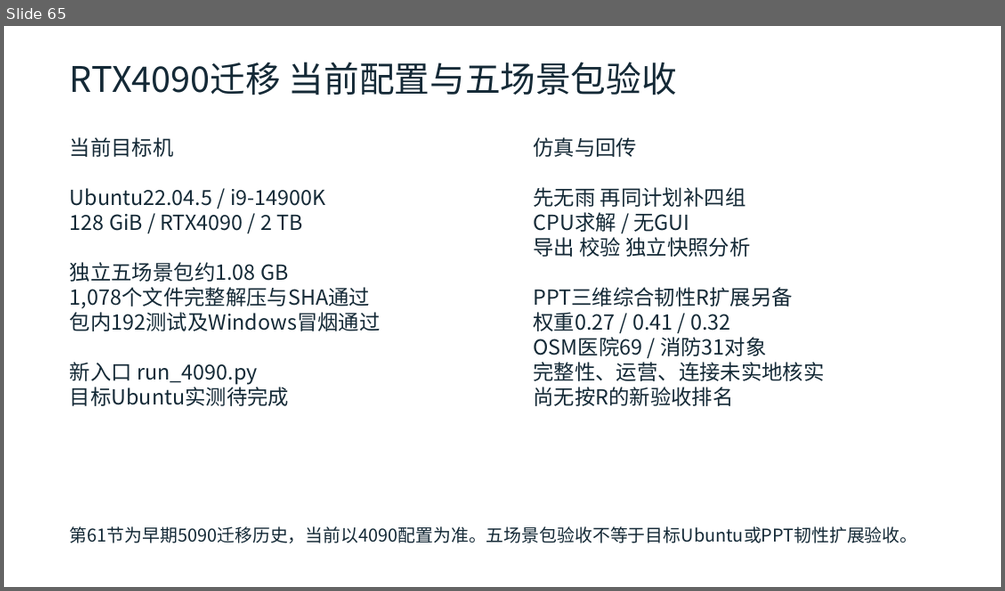
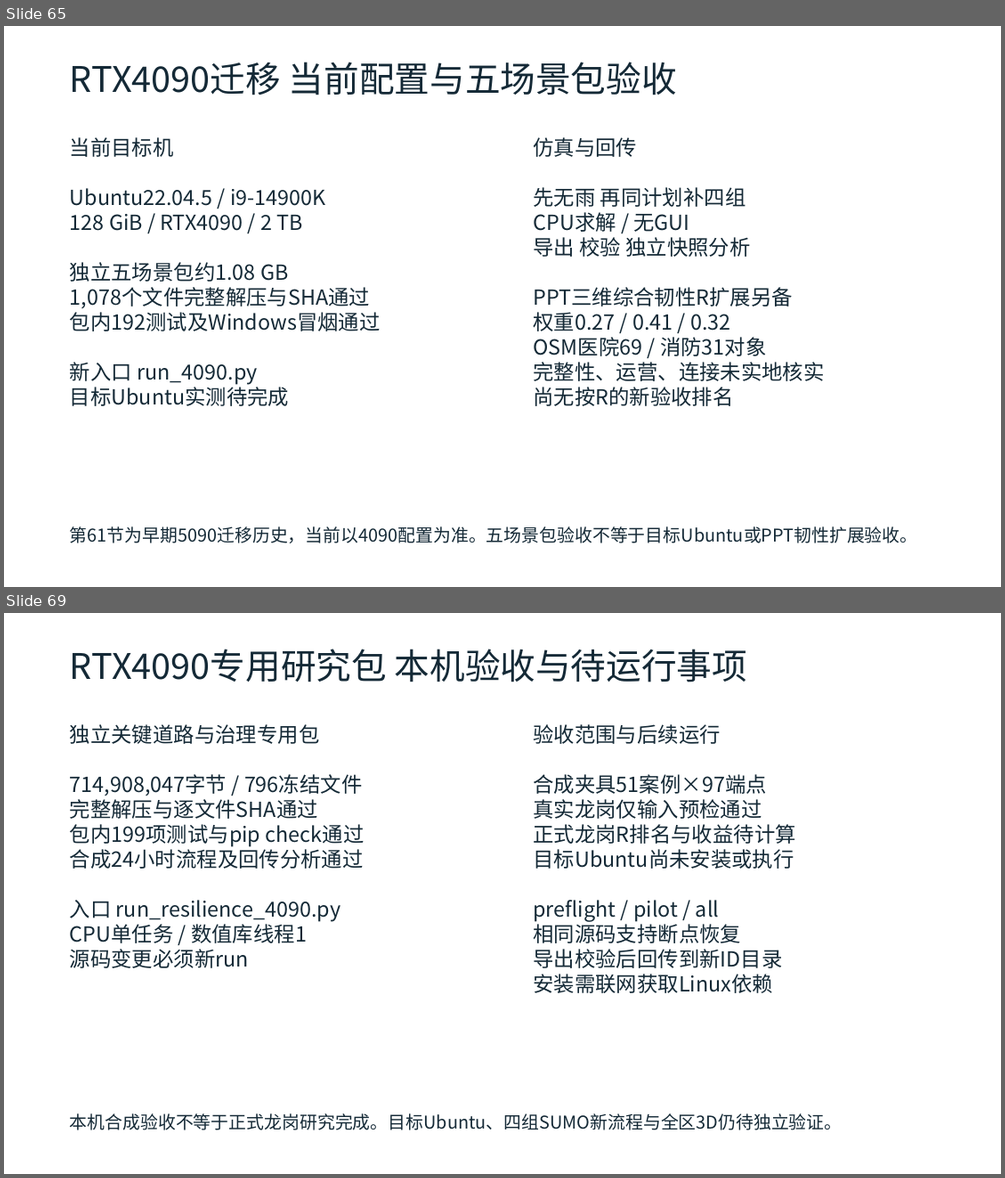
Before and after one commit to zhzhzh666/jiaotong, a slide deck: docs/deliverables/开题与阶段进展汇报.pptx. Shown one above the other, each under a label of ours: slide 65 before the commit, slides 65 and 69 after it; the slides between them are not shown. The pictures are 1005x591 and 1005x1178 pixels, drawn with LibreOffice and Linux fonts; fonts in the diff are those of the drawing. Boxes give left, top, right and bottom in pixels: in the first picture for what was removed or moved away, otherwise in the second. Text is boxed around its words. In the diff, an @@ line names an element or a change of style, - is before the commit and + after.

Commit message:
Document accepted PPT resilience study workflow and RTX4090 package

```diff
--- a/docs/deliverables/开题与阶段进展汇报.pptx
+++ b/docs/deliverables/开题与阶段进展汇报.pptx
@@ slide 69 added at bbox=[4, 613, 1001, 1174], background #FFFFFF @@
@@ text added at bbox=[70, 649, 747, 682], 34 pt, text #142936 @@
+RTX4090专用研究包 本机验收与待运行事项
@@ text added at bbox=[70, 724, 364, 968], 20 pt, text #142936 @@
+独立关键道路与治理专用包
+714,908,047字节 / 796冻结文件
+完整解压与逐文件SHA通过
+包内199项测试与pip check通过
+合成24小时流程及回传分析通过
+入口 run_resilience_4090.py
+CPU单任务 / 数值库线程1
+源码变更必须新run
@@ text added at bbox=[533, 724, 795, 993], 20 pt, text #142936 @@
+验收范围与后续运行
+合成夹具51案例×97端点
+真实龙岗仅输入预检通过
+正式龙岗R排名与收益待计算
+目标Ubuntu尚未安装或执行
+preflight / pilot / all
+相同源码支持断点恢复
+导出校验后回传到新ID目录
+安装需联网获取Linux依赖
@@ text added at bbox=[70, 1113, 842, 1130], 17 pt, text #142936 @@
+本机合成验收不等于正式龙岗研究完成。目标Ubuntu、四组SUMO新流程与全区3D仍待独立验证。
```
Also in this commit, not shown: 8 slides changed, 3 other slides added, 31 other files.
